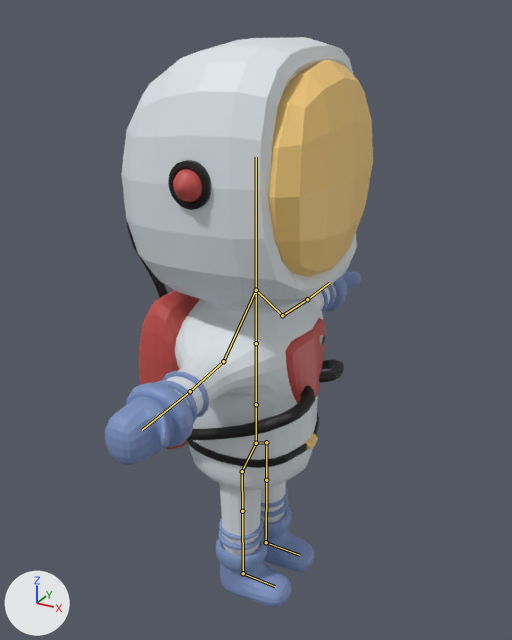
Two versions of the Blender file blender files/low poly astro.blend, one commit apart.
Camera for both pictures: a 50 mm camera at (6.58, -11.97, 13.56) aimed at (-0.13, 0.22, 7.46). Arrows for +X, +Y and +Z are at lower left; the lights stay in place. The bones that bend it are drawn over the model as lines.
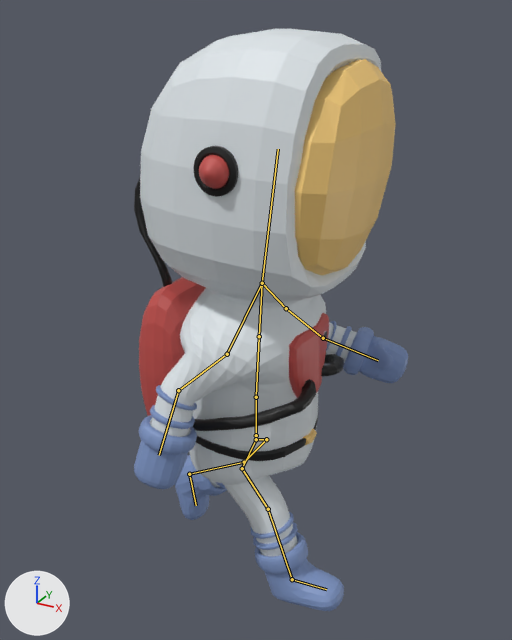
The newer file adds an action. The first version stands in its rest pose; the second is drawn at frame 161 of the action 'ArmatureAction'.

Changed parts and their boxes (x1, y1, x2, y2) in the pictures (512 x 640 px):
'Cylinder.004', posed: before (105, 37, 373, 607); after (134, 29, 408, 611)
bone 'Bone', root to tip: before (256, 443) to (256, 404); after (256, 435) to (256, 397)
bone 'Bone.007', root to tip: before (256, 404) to (256, 343); after (256, 397) to (259, 336)
bone 'Bone.009', root to tip: before (256, 290) to (256, 157); after (262, 283) to (278, 149)
bone 'Bone.011', root to tip: before (282, 315) to (307, 299); after (286, 308) to (323, 338)
bone 'Bone.012', root to tip: before (307, 299) to (330, 282); after (323, 338) to (378, 360)
bone 'Bone.014', root to tip: before (223, 361) to (190, 391); after (227, 354) to (178, 390)
bone 'Bone.015', root to tip: before (190, 391) to (142, 430); after (178, 390) to (159, 455)
bone 'Bone.001', root to tip: before (256, 443) to (266, 442); after (256, 439) to (266, 439)
bone 'Bone.002', root to tip: before (266, 442) to (266, 480); after (266, 439) to (244, 462)
bone 'Bone.003', root to tip: before (266, 480) to (266, 542); after (244, 462) to (189, 474)
bone 'Bone.017', root to tip: before (266, 542) to (299, 555); after (189, 474) to (196, 505)
bone 'Bone.004', root to tip: before (256, 443) to (242, 471); after (256, 439) to (242, 468)
bone 'Bone.005', root to tip: before (242, 471) to (242, 511); after (242, 468) to (268, 509)
bone 'Bone.006', root to tip: before (242, 511) to (243, 573); after (268, 509) to (292, 579)
bone 'Bone.016', root to tip: before (243, 573) to (275, 586); after (292, 579) to (326, 589)

The change, as a diff of the scene's bpy script:
```diff
--- a/blender files/low poly astro.blend.py
+++ b/blender files/low poly astro.blend.py
@@ bone_bone @@
 bone_bone = bpy.data.objects['Armature'].pose.bones['Bone']
-bone_bone.location = (0.0, 0.0, 0.0)
+bone_bone.location = (0.0, 0.19, 0.0)
@@ bone_bone_007 @@
 bone_bone_007 = bpy.data.objects['Armature'].pose.bones['Bone.007']  # child of 'Bone'
-bone_bone_007.rotation_quaternion = (1.0, 0.0, 0.0, 0.0)  # degrees (0, 0, 0)
+bone_bone_007.rotation_quaternion = (1.0, 0.0, 0.0, -0.025)  # degrees (0, 0, -3)
@@ bone_bone_009 @@
 bone_bone_009 = bpy.data.objects['Armature'].pose.bones['Bone.009']  # child of 'Bone.008'
-bone_bone_009.rotation_quaternion = (1.0, 0.0, 0.0, 0.0)  # degrees (0, 0, 0)
+bone_bone_009.rotation_quaternion = (0.999, -0.019, 0.008, -0.025)  # degrees (-2, 1, -3)
@@ bone_bone_011 @@
 bone_bone_011 = bpy.data.objects['Armature'].pose.bones['Bone.011']  # child of 'Bone.010'
-bone_bone_011.rotation_quaternion = (1.0, 0.0, 0.0, 0.0)  # degrees (0, 0, 0)
+bone_bone_011.rotation_quaternion = (0.867, -0.403, -0.238, -0.167)  # degrees (-48, -33, -7)
@@ bone_bone_012 @@
 bone_bone_012 = bpy.data.objects['Armature'].pose.bones['Bone.012']  # child of 'Bone.011'
-bone_bone_012.rotation_quaternion = (1.0, 0.0, 0.0, 0.0)  # degrees (0, 0, 0)
+bone_bone_012.rotation_quaternion = (0.908, -0.114, 0.111, -0.386)  # degrees (-17, 6, -47)
@@ bone_bone_014 @@
 bone_bone_014 = bpy.data.objects['Armature'].pose.bones['Bone.014']  # child of 'Bone.013'
-bone_bone_014.rotation_quaternion = (1.0, 0.0, 0.0, 0.0)  # degrees (0, 0, 0)
+bone_bone_014.rotation_quaternion = (0.745, 0.449, -0.477, 0.105)  # degrees (76, -54, -28)
@@ bone_bone_015 @@
 bone_bone_015 = bpy.data.objects['Armature'].pose.bones['Bone.015']  # child of 'Bone.014'
-bone_bone_015.rotation_quaternion = (1.0, 0.0, 0.0, 0.0)  # degrees (0, 0, 0)
+bone_bone_015.rotation_quaternion = (0.928, -0.069, -0.208, -0.301)  # degrees (0, -25, -36)
@@ bone_bone_001 @@
 bone_bone_001 = bpy.data.objects['Armature'].pose.bones['Bone.001']
-bone_bone_001.location = (0.0, 0.0, 0.0)
+bone_bone_001.location = (0.0, -0.04, 0.07)
@@ bone_bone_002 @@
 bone_bone_002 = bpy.data.objects['Armature'].pose.bones['Bone.002']  # child of 'Bone.001'
-bone_bone_002.rotation_quaternion = (1.0, 0.0, 0.0, 0.0)  # degrees (0, 0, 0)
+bone_bone_002.rotation_quaternion = (0.947, -0.004, 0.06, 0.312)  # degrees (2, 7, 37)
@@ bone_bone_003 @@
 bone_bone_003 = bpy.data.objects['Armature'].pose.bones['Bone.003']  # child of 'Bone.002'
-bone_bone_003.location = (0.0, 0.0, 0.0)
-bone_bone_003.rotation_quaternion = (1.0, 0.0, 0.0, 0.0)  # degrees (0, 0, 0)
+bone_bone_003.location = (-0.02, -0.62, -0.07)
+bone_bone_003.rotation_quaternion = (0.978, -0.027, -0.021, 0.203)  # degrees (-4, -2, 24)
@@ bone_bone_017 @@
 bone_bone_017 = bpy.data.objects['Armature'].pose.bones['Bone.017']  # child of 'Bone.003'
-bone_bone_017.rotation_quaternion = (1.0, 0.0, 0.0, 0.0)  # degrees (0, 0, 0)
+bone_bone_017.rotation_quaternion = (0.985, 0.017, 0.019, 0.169)  # degrees (2, 2, 19)
@@ bone_bone_004 @@
 bone_bone_004 = bpy.data.objects['Armature'].pose.bones['Bone.004']
-bone_bone_004.location = (0.0, 0.0, 0.0)
+bone_bone_004.location = (0.0, -0.04, 0.07)
@@ bone_bone_005 @@
 bone_bone_005 = bpy.data.objects['Armature'].pose.bones['Bone.005']  # child of 'Bone.004'
-bone_bone_005.rotation_quaternion = (1.0, 0.0, 0.0, 0.0)  # degrees (0, 0, 0)
+bone_bone_005.rotation_quaternion = (0.946, 0.0, 0.0, 0.321)  # degrees (0, 0, 37)
@@ bone_bone_006 @@
 bone_bone_006 = bpy.data.objects['Armature'].pose.bones['Bone.006']  # child of 'Bone.005'
-bone_bone_006.rotation_quaternion = (1.0, 0.0, 0.0, 0.0)  # degrees (0, 0, 0)
+bone_bone_006.rotation_quaternion = (0.989, 0.0, 0.0, -0.149)  # degrees (0, 0, -17)
@@ bone_bone_016 @@
 bone_bone_016 = bpy.data.objects['Armature'].pose.bones['Bone.016']  # child of 'Bone.006'
-bone_bone_016.rotation_quaternion = (1.0, 0.0, 0.0, 0.0)  # degrees (0, 0, 0)
+bone_bone_016.rotation_quaternion = (0.994, 0.016, 0.033, -0.106)  # degrees (1, 4, -12)
```
